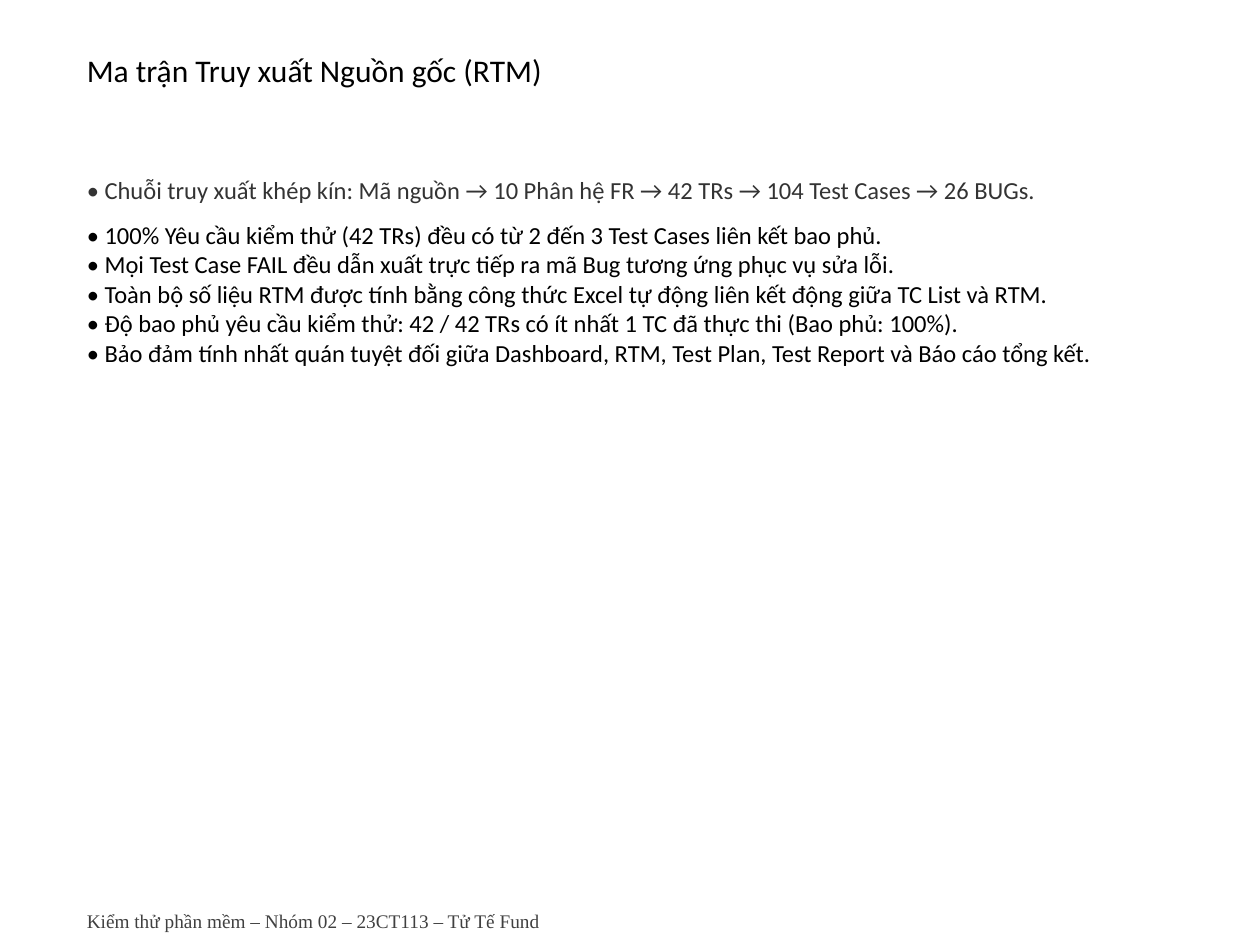
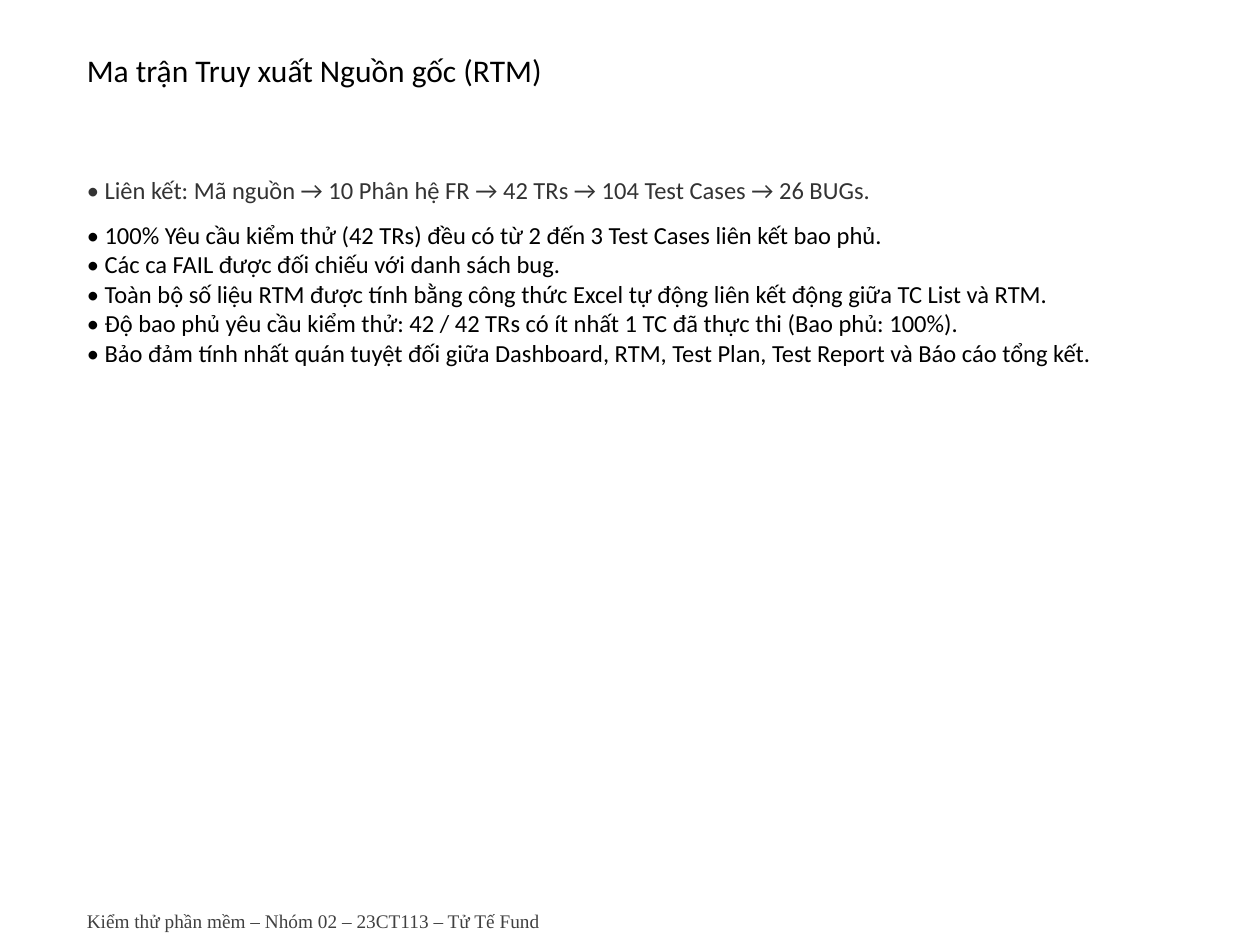
Before and after one commit to Escanor292/test, a slide deck: slide 9 of 23CT113_Nhom02_NenTangCrowdfunding(TuTeFund)/Word+ppt Báo Cáo/Ppt Báo cáo Nhóm 2 - 23CT113.pptx. Drawn at 1260x945 pixels with LibreOffice and Linux fonts; fonts in the diff are those of the drawing. Boxes give left, top, right and bottom in pixels: in the first picture for what was removed or moved away, otherwise in the second. Text is boxed around its words. In the diff, an @@ line names an element or a change of style, - is before the commit and + after.

```diff
--- a/23CT113_Nhom02_NenTangCrowdfunding(TuTeFund)/Word+ppt Báo Cáo/Ppt Báo cáo Nhóm 2 - 23CT113.pptx
+++ b/23CT113_Nhom02_NenTangCrowdfunding(TuTeFund)/Word+ppt Báo Cáo/Ppt Báo cáo Nhóm 2 - 23CT113.pptx
@@ text at (105, 180, 869, 204): text changed @@
-• Chuỗi truy xuất khép kín: Mã nguồn → 10 Phân hệ FR → 42 TRs → 104 Test Cases → 26 BUGs.
+• Liên kết: Mã nguồn → 10 Phân hệ FR → 42 TRs → 104 Test Cases → 26 BUGs.
@@ text at (105, 254, 560, 278): text changed @@
-• Mọi Test Case FAIL đều dẫn xuất trực tiếp ra mã Bug tương ứng phục vụ sửa lỗi.
+• Các ca FAIL được đối chiếu với danh sách bug.
```
Also in this commit, not shown: 2 other slides changed, 5 other files.
